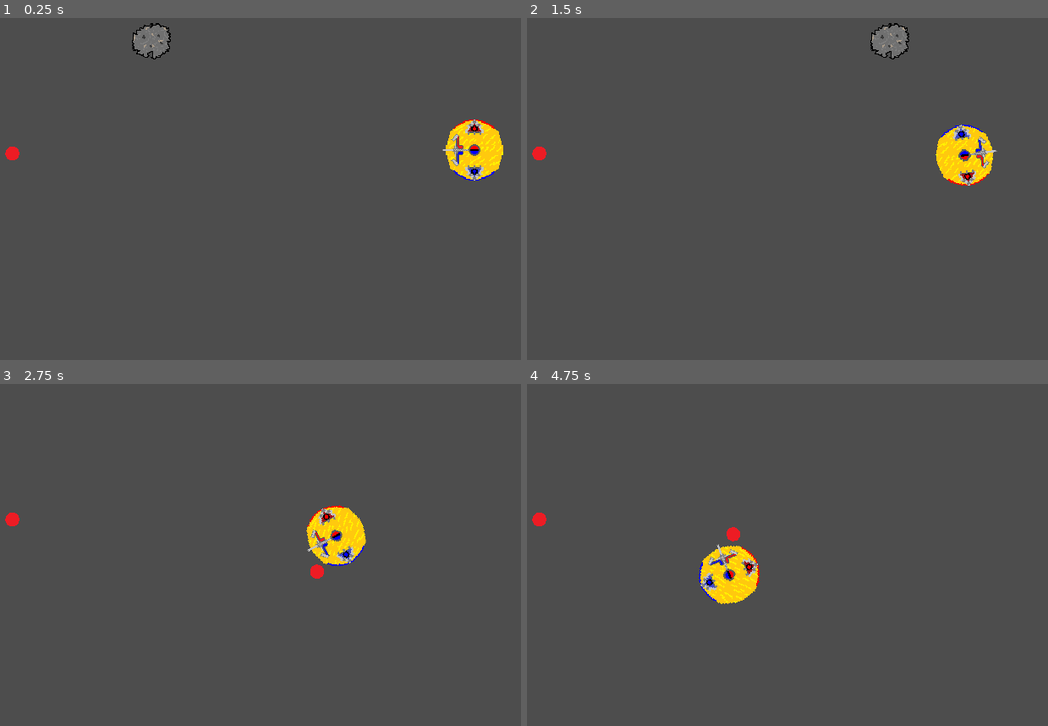
Above: before the commit, frames 1-4 (two rows, left to right).
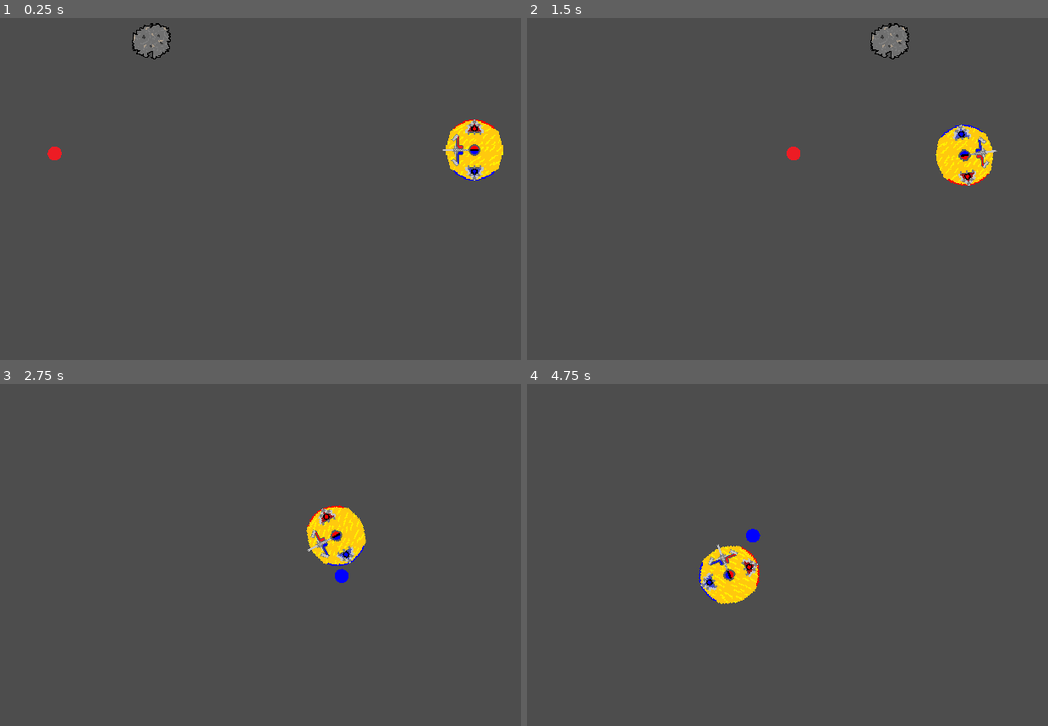
Above: after the commit, the same moments.

Repository: Austincain1006/MelonJam2024
Game: Godot game, scene res://main.tscn
The game is run twice, just before and just after one commit, with the same random seed, the same clock (stepped at 60 frames per second) and the same inputs.
Inputs (mouse positions are in pixels of both pictures, inside the frame that each line leads up to):
- Up to frame 1 (0.25 s): no input
- Up to frame 2 (1.5 s): move the mouse to (876, 144) at 0.52 s; hold D (RotateRight) 0.53-1.28 s; hold Right mouse button (FireNegative) 0.53-1.28 s; click (876, 144) at 0.8 s; move the mouse to (620, 185) at 1.27 s; hold S (MoveBackward) from 1.28 s (still down); click (620, 185) at 1.35 s
- Up to frame 3 (2.75 s): right-click (93, 551) at 1.55 s; move the mouse to (276, 442) at 2.02 s; release S (MoveBackward) at 2.03 s; hold D (RotateRight) from 2.03 s (still down); hold Right mouse button (FireNegative) from 2.03 s (still down); click (276, 442) at 2.3 s
- Up to frame 4 (4.75 s): move the mouse to (714, 613) at 2.77 s; release D (RotateRight) at 2.78 s; release Right mouse button (FireNegative) at 2.78 s; hold W (MoveForward) 2.78-3.53 s; click (714, 613) at 2.85 s; right-click (714, 613) at 3.05 s; move the mouse to (928, 592) at 3.52 s; hold Right mouse button (FireNegative) 3.53-4.28 s; hold A (RotateLeft) from 3.53 s (still down); click (928, 592) at 3.8 s; move the mouse to (558, 469) at 4.27 s; click (558, 469) at 4.35 s; right-click (558, 469) at 4.55 s

The runs differ from the first frame. In frame 1, 0.2% of the frame differs, in the area x 0-12%, y 37-42%; in frame 2, 0.2%; in frame 3, 0.3%, in the area x 0-67%, y 37-59%; in frame 4, 0.3%.

Commit message:
Added Polar Attraction/Repulsion

Diff:
--- a/Player.tscn
+++ b/Player.tscn
@@ -23,13 +23,13 @@
 [node name="CollisionShape2D" type="CollisionShape2D" parent="."]
 shape = SubResource("CircleShape2D_0m041")
 
-[node name="PositivePole" type="Area2D" parent="."]
+[node name="PositivePole" type="Area2D" parent="." groups=["PositiveField"]]
 position = Vector2(0, -36)
 
 [node name="CollisionShape2D" type="CollisionShape2D" parent="PositivePole"]
 shape = SubResource("CircleShape2D_4kpxg")
 
-[node name="NegativePole" type="Area2D" parent="."]
+[node name="NegativePole" type="Area2D" parent="." groups=["NegativeField"]]
 position = Vector2(0, 36)
 
 [node name="CollisionShape2D" type="CollisionShape2D" parent="NegativePole"]
--- a/asteroid.gd
+++ b/asteroid.gd
@@ -3,6 +3,7 @@
 var isPositiveCharge
 @export var speed = 200
 var velocity
+var fieldMagnitude = 100
 
 # Called when the node enters the scene tree for the first time.
 func _ready():
@@ -24,8 +25,12 @@
 	isPositiveCharge = charge
 	if charge:
 		$Sprite2D.texture = load("res://Art/asteroidPositive.png")
+		$MagneticField.add_to_group("PositiveField")
+		$MagneticField.remove_from_group("NegativeField")
 	if !charge:
 		$Sprite2D.texture = load("res://Art/asteroidNegative.png")
+		$MagneticField.add_to_group("NegativeField")
+		$MagneticField.remove_from_group("PositiveField")
 
 
 
--- a/ion.gd
+++ b/ion.gd
@@ -6,18 +6,17 @@
 
 @export var speed = 200
 var velocity
-var isPositiveCharge
+var isPositiveCharge = true
 
 
 # Called when the node enters the scene tree for the first time.
 func _ready():
-	velocity = Vector2.ZERO
-	setCharge(true)
+	velocity = Vector2(1,0)
 
+func _process(delta):
+	magneticForce(get_overlapping_areas())
+	position += velocity.normalized() * speed * delta
 
-func _physics_process(delta):
-	velocity = velocity.normalized() * speed
-	position += velocity * delta
 
 
 func setCharge(charge):
@@ -33,6 +32,8 @@
 func setVelocity(newVel):
 	velocity = newVel
 
+func setSpeed(newSpeed):
+	speed = newSpeed
 
 # Collision Handler
 func _on_body_entered(body):
@@ -45,3 +46,29 @@
 
 func _on_visible_on_screen_notifier_2d_screen_exited():
 	queue_free()
+
+
+func magneticForce(fields):
+	var netForce = Vector2.ZERO
+	#print("called")
+	for f in fields:
+		if !f.is_in_group("PositiveField") && !f.is_in_group("NegativeField"):
+			return
+		var fPos = f.global_position
+		var difference = global_position - fPos
+		var force = difference.normalized() * f.get_parent().fieldMagnitude
+		if !shouldAttract(isPositiveCharge, f.is_in_group("PositiveField")):
+			force *= -1
+		netForce += force * 0.01
+		print(netForce)
+		print(difference.length)
+		print("====")
+
+	setVelocity(velocity + netForce)
+
+
+func shouldAttract(ionCharge, fieldCharge):
+	if ionCharge == fieldCharge:
+		return true
+	else:
+		return false
--- a/player.gd
+++ b/player.gd
@@ -7,6 +7,7 @@
 @export var ionScene : PackedScene
 var rotationDirection
 var cannonFired
+var fieldMagnitude = 10
 
 
 func _ready():
@@ -20,6 +21,9 @@
 		fire(true)
 	elif Input.is_action_pressed("FireNegative"):
 		fire(false)
+
+	for x in $PositivePole.get_overlapping_areas():
+		magneticField(x, delta)
 
 
 # Fire Ion Cannon
@@ -36,6 +40,7 @@
 
 	owner.add_child(ion)
 	ion.transform = $CannonBarrel.global_transform
+	#ion.setVelocity($CannonBarrel.transform.forward)
 
 	cannonFired = true
 	$CannonTimer.start()
@@ -54,25 +59,17 @@
 
 # Affects Ions when near Positive Pole
 func _on_positive_pole_area_entered(area):
-	if area.is_in_group("Ion"):
-		if area.isPositiveCharge:
-			print("Positive")
-		else:
-			print("Negative")
-	else:
-		print("Other Body Entered")
+	pass
 
 
 # Affects Ions when near Negative Pole
 func _on_negative_pole_area_entered(area):
-	if area.is_in_group("Ion"):
-		if area.isPositiveCharge:
-			print("Positive")
-		if !area.isPositiveCharge:
-			print("Negative")
-	else:
-		print("Other Body Entered")
+	pass
 
 
 func _on_cannon_timer_timeout():
 	cannonFired = false
+
+
+func magneticField(body, delta):
+	pass
--- a/project.godot
+++ b/project.godot
@@ -25,6 +25,8 @@
 
 Ion=""
 Player=""
+PositiveField=""
+NegativeField=""
 
 [input]
 
